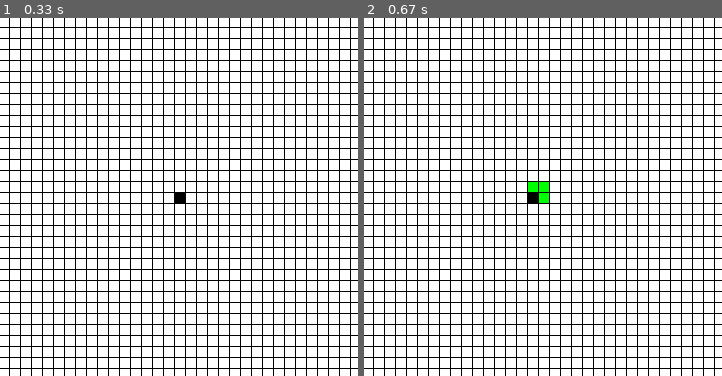
Above: before the commit, frames 1-2 (left to right).
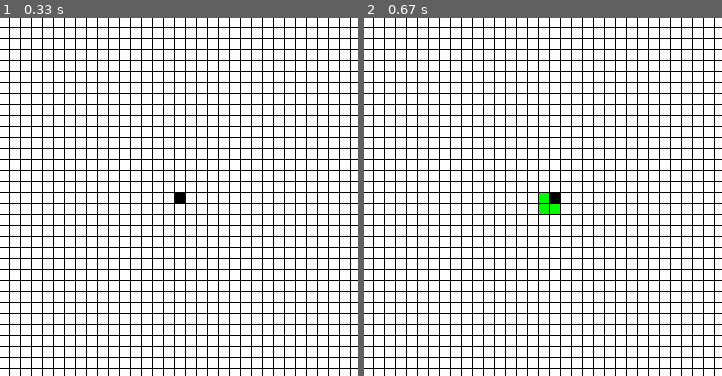
Above: after the commit, the same moments.

Repository: EmmanuelPederson/lang_ant_demo
Game: pygame game, started from main.py
The game is run twice, just before and just after one commit, with the same random seed, the same clock (stepped at 60 frames per second) and the same inputs.
Inputs:
- Up to frame 1 (0.33 s): no input
- Up to frame 2 (0.67 s): tap N at 0.33 s
The pictures show only the part of the screen within x 25-75%, y 25-75%; the shares and areas given below are measured in that part.

Frame 1 is identical in both runs. In frame 2, 0.5% of the frame differs, in the area x 45-55%, y 45-55%.

Commit message:
Adds multi ant to py and c

Diff:
--- a/face_off.py
+++ b/face_off.py
@@ -14,6 +14,8 @@
         py_res = run_lang_ant_py(i)
         if py_res != c_res:
             print('failed at {}'.format(i))
+            print('c: {}'.format(c_res))
+            print('py: {}'.format(py_res))
             return
     print('No differences')
 
--- a/langtons_ant.py
+++ b/langtons_ant.py
@@ -1,4 +1,4 @@
-from typing import Tuple, Dict
+from typing import Tuple, Dict, List
 
 DIRECTIONS = ((1, 0), (0, 1), (-1, 0), (0, -1))
 LEFT = 1
@@ -92,3 +92,43 @@
             cur_dir = rule.get_new_direction(cur_state, cur_dir)
             pos = self.get_new_position(pos, cur_dir)
         return pos
+
+
+class MultiAntRunner(object):
+
+    def __init__(self, rule:Rule):
+        self.rule = rule
+
+    @staticmethod
+    def get_new_position(pos: Pos, direction: Dir) -> Pos:
+        new_dir = DIRECTIONS[direction]
+        return pos[0] + new_dir[0], pos[1] + new_dir[1]
+
+    @staticmethod
+    def get_state(pos: Pos, state_dict: Dict[Pos, State]) -> State:
+        return state_dict.get(pos, DEFAULT_STATE)
+
+    def run(
+            self,
+            iterations: int,
+            pos_list: List[Pos],
+            dir_list: List[Dir],
+            state_dict: Dict[Pos, State]
+    ):
+        num_ants = len(pos_list)
+        all_updates = dict()
+        for _ in range(iterations):
+            step_updates = dict()
+            for i in range(num_ants):
+                cur_pos = pos_list[i]
+                cur_dir = dir_list[i]
+                cur_state = self.get_state(cur_pos, state_dict)
+                new_state = self.rule.get_new_state(cur_state)
+                step_updates[cur_pos] = new_state
+                cur_dir = self.rule.get_new_direction(cur_state, cur_dir)
+                cur_pos = self.get_new_position(cur_pos, cur_dir)
+                pos_list[i] = cur_pos
+                dir_list[i] = cur_dir
+            state_dict.update(step_updates)
+            all_updates.update(step_updates)
+        return all_updates
--- a/langtons_ant_pygame.py
+++ b/langtons_ant_pygame.py
@@ -3,7 +3,8 @@
 import pygame
 
 from langtons_ant_sim import LangAntSim
-from langtons_ant import Rule, Pos, State
+from langtons_ant import Rule, Pos, State, Dir
+from random import randint
 
 BLACK = (0, 0, 0)
 WHITE = (255, 255, 255)
@@ -24,6 +25,7 @@
             rows: int,
             cols: int,
             lang_rule: Rule,
+            num_ants=1,
             clock_speed=60,
             color_dict: Dict[int, Tuple] = None,
             cell_width: int = 10,
@@ -38,14 +40,36 @@
         self.rows = rows
         self.cols = cols
         self.clock_speed = clock_speed
+        self.num_ants = num_ants
         self.step_rate = 1
         self.cell_width = cell_width
         self.cell_height = cell_height
         self.cell_margin = cell_margin
-        self.lang_ant_sim = LangAntSim(lang_rule)
+        self.lang_ant_sim = LangAntSim(
+            lang_rule,
+            initial_pos_list=self.make_rand_init_pos_list(),
+            initial_dir_list=self.make_rand_dir_list()
+        )
         self.grid = [[0] * self.cols for _ in range(self.rows)]
         self.color_dict = color_dict
         self.color_dict[-1] = BLACK
+
+    def make_rand_init_pos_list(self) -> List[Pos]:
+        """Returns random, central positions for ants."""
+        half_rows = self.rows//20
+        half_cols = self.cols//20
+
+        def randx():
+            return randint(-half_cols, half_cols)
+
+        def randy():
+            return randint(-half_rows, half_rows)
+
+        return [(x, x) for x in range(self.num_ants)]
+        # return [(randx(), randy()) for _ in range(self.num_ants)]
+
+    def make_rand_dir_list(self) -> List[Dir]:
+        return [randint(0, 3) for _ in range(self.num_ants)]
 
     def run(self):
         done = False
@@ -62,7 +86,7 @@
 
         step_count = 0
         coords = self.lang_ant_sim.get_coords()
-        coords.update({self.lang_ant_sim.cur_pos: -1})
+        coords.update({pos: -1 for pos in self.lang_ant_sim.cur_pos_list})
         grid_w_coords = self.update_grid_with_coords(self.grid, coords)
         self.redraw_screen(grid_w_coords, screen)
         while not done:
@@ -90,7 +114,7 @@
             if step_count:
                 self.lang_ant_sim.advance(step_count)
                 coords = self.lang_ant_sim.get_coords()
-                coords.update({self.lang_ant_sim.cur_pos: -1})
+                coords.update({pos: -1 for pos in self.lang_ant_sim.cur_pos_list})
                 self.redraw_coords(coords, screen)
 
             clock.tick(self.clock_speed)
--- a/langtons_ant_sim.py
+++ b/langtons_ant_sim.py
@@ -1,17 +1,17 @@
 from typing import Dict
 
-from langtons_ant import Rule, Pos, Dir, \
-    State, DEFAULT_STATE, DIRECTIONS
+from langtons_ant import Rule, Pos, Dir, State, DIRECTIONS, MultiAntRunner
 
 
 class LangAntSim(object):
 
     def __init__(
             self, lang_rule: Rule,
-            initial_pos=(0, 0),
-            initial_direction=0,
+            initial_pos_list=[(0, 0)],
+            initial_dir_list=[0],
             state_map=None
     ) -> None:
+        assert len(initial_pos_list) == len(initial_dir_list)
 
         self.state_map = state_map
         if self.state_map is None:
@@ -21,23 +21,17 @@
         self.updated_state_map = self.state_map.copy()
 
         self.lang_rule = lang_rule
-        self.cur_pos = initial_pos
-        self.cur_dir = initial_direction
+        self.cur_pos_list = initial_pos_list
+        self.cur_dir_list = initial_dir_list
 
     @staticmethod
     def get_new_position(pos: Pos, direction: Dir) -> Pos:
         return tuple((p + d for p, d in zip(pos, DIRECTIONS[direction])))
 
     def advance(self, steps: int) -> None:
-        for _ in range(steps):
-            cur_state = self.state_map.get(self.cur_pos, DEFAULT_STATE)
-            self.state_map[self.cur_pos] = self.lang_rule.get_new_state(
-                cur_state)
-            self.updated_state_map[self.cur_pos] = self.lang_rule.get_new_state(
-                cur_state)
-            self.cur_dir = self.lang_rule.get_new_direction(cur_state,
-                                                            self.cur_dir)
-            self.cur_pos = self.get_new_position(self.cur_pos, self.cur_dir)
+        self.updated_state_map = MultiAntRunner(self.lang_rule).run(
+            steps, self.cur_pos_list, self.cur_dir_list, self.state_map
+        )
 
     def get_coords(self) -> Dict[Pos, State]:
         to_return = self.updated_state_map
--- a/main.py
+++ b/main.py
@@ -24,6 +24,12 @@
         help='Clock speed in frames/s, default = 60'
     )
     parser.add_argument(
+        '--num-ants',
+        type=int,
+        default=1,
+        help='Number of ants that will be simulated, default = 1'
+    )
+    parser.add_argument(
         '--lang-rule',
         type=str,
         default='lr',
@@ -37,5 +43,6 @@
         lang_rule=StrBasedRule(args.lang_rule),
         cell_height=args.cell_size,
         cell_width=args.cell_size,
+        num_ants=args.num_ants,
         clock_speed=args.clock_speed,
     ).run()
--- a/setup.py
+++ b/setup.py
@@ -13,7 +13,7 @@
 
 setuptools.setup(
     name='LangAnt',
-    version='1.0',
+    version='0.1',
     ext_modules=[lang_ant_ext],
     summary="Run simulation following the rules of Langton's Ant",
     description="""Langton's Ant describes a 2D simulation of an ant's
Binary file changed: lang_ant/bin/lang_ant_runner
Not shown, changed: lang_ant/src/lang_ant.c
Not shown, changed: lang_ant/src/pos_hash.c
